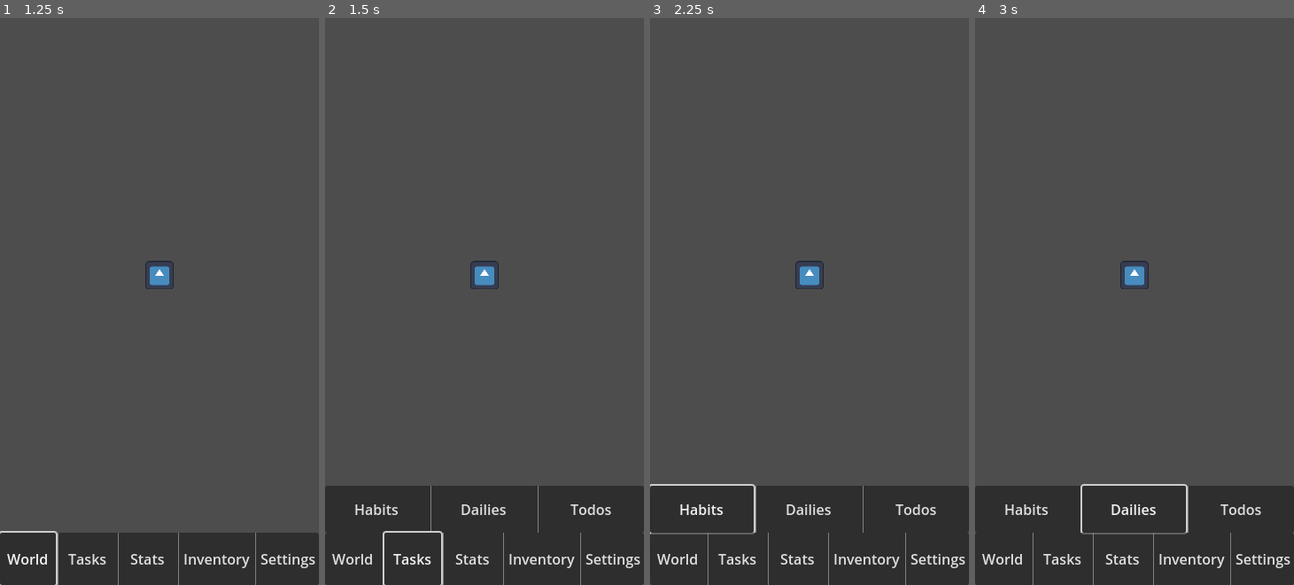
Above: before the commit, frames 1-4 (left to right).
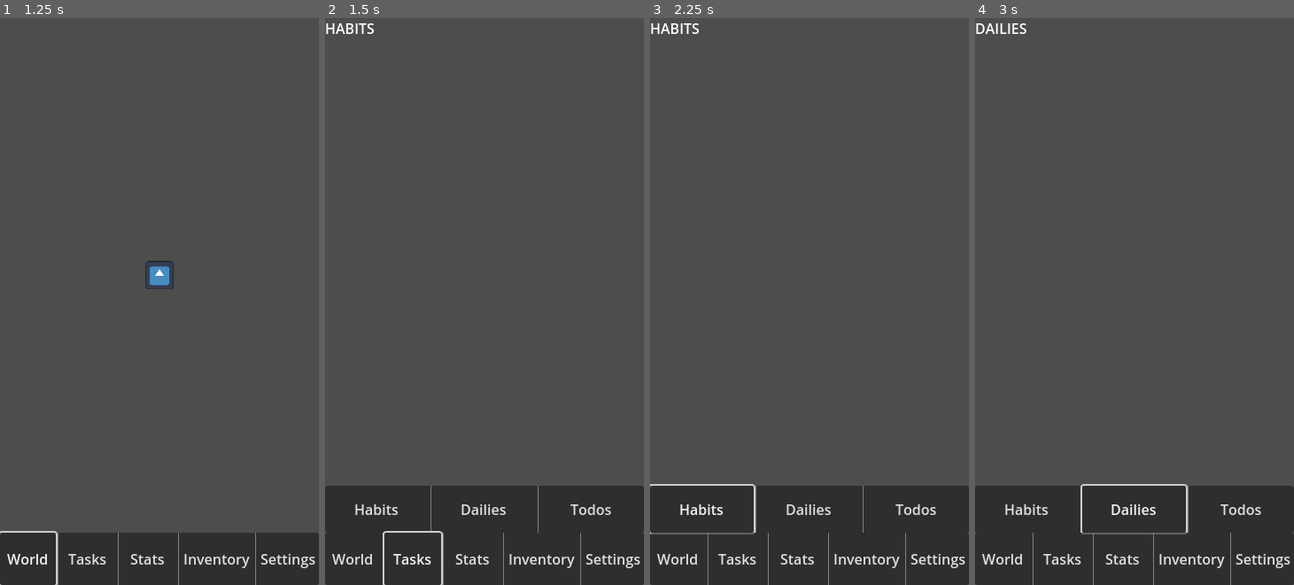
Above: after the commit, the same moments.

Repository: Knight-XAura/TaskRPG
Game: Godot game, scene res://main.tscn
Same seed, same stepped clock (60 frames per second), same inputs: the game is played once before the commit and once after it. The engine's default icon, where the game draws it, is replaced by a stand-in: a white triangle on a blue panel in a dark square.
Inputs:
- Up to frame 1 (1.25 s): click "World" at 0.5 s
- Up to frame 2 (1.5 s): click "Tasks" at 1.25 s
- Up to frame 3 (2.25 s): click "Habits" at 2 s
- Up to frame 4 (3 s): click "Dailies" at 2.75 s

Frame 1 is identical in both runs. In frame 2, 0.4% of the frame differs, in the area x 0-55%, y 0-48%; in frame 3, 0.4%; in frame 4, 0.4%.
Error before the commit: Invalid type in function 'connect' in base 'Signal'. Cannot convert argument 1 from String to Callable. (res://Main.gd:44)

Commit message:
Further edits to finalize this draft of navigation

Diff:
--- a/Main.gd
+++ b/Main.gd
@@ -1,12 +1,15 @@
 extends VBoxContainer
-
+# Move scenes into folders and when app loads we should go through main_navigation_scenes
+#We should see what needs to be updated from the default or even setup this or that in the _init
+#This would require packing scenes to hapen from this node vs just is tasks which is slightly cleaner feeling
+# would need to rewrite some code of coruse for the navigation bar pressed function
+# this would also require editing of the pack function
 
 @onready var view: Control = $View as Control
 @onready var world: SubViewportContainer = $View/SVPContainer as SubViewportContainer
 @onready var current_tab: Control = world
 
 var current_tab_eid: MAIN_NAVIGATION_TABS = MAIN_NAVIGATION_TABS.WORLD
-# Need to fix this not able to use if statement to pull what set of data I want (making type Array fixes this, but isn't as strongly statically typed
 var main_navigation_scenes: Array[PackedScene] = [
 	null,
 	load("res://menu/tasks/tasks.tscn"),
@@ -25,8 +28,8 @@
 
 
 func _init() -> void:
-	if FileAccess.open("user://user_tasks.scn", FileAccess.READ) != null:
-		main_navigation_scenes[MAIN_NAVIGATION_TABS.TASKS] = load("res://menu/tasks/tasks.tscn")
+	if FileAccess.open("user://user_tasks/user_tasks.scn", FileAccess.READ) != null:
+		main_navigation_scenes[MAIN_NAVIGATION_TABS.TASKS] = load("user://user_tasks/user_tasks.scn")
 
 # Signals disappeared on me again
 func _on_main_navigation_bar_pressed(tab_to_show_eid: int) -> void:
@@ -39,11 +42,11 @@
 			view.add_child(tab_to_show, true)
 		current_tab = tab_to_show
 		current_tab_eid = tab_to_show_eid as MAIN_NAVIGATION_TABS
-		if current_tab_eid == MAIN_NAVIGATION_TABS.TASKS:
-			print(current_tab)
-			current_tab.user_tasks_updated.connect("_on_user_tasks_updated")
 		if current_tab_eid == MAIN_NAVIGATION_TABS.WORLD:
 			current_tab.show()
+		if current_tab_eid == MAIN_NAVIGATION_TABS.TASKS:
+			current_tab.pack_user_tasks_scene()
+			main_navigation_scenes[MAIN_NAVIGATION_TABS.TASKS] = load("user://user_tasks/user_tasks.scn")
 		tab_to_hide.hide()
 		if tab_to_hide != world:
 			tab_to_hide.queue_free()
@@ -51,8 +54,3 @@
 
 func _exit_tree() -> void:
 	pass # Save data to file
-
-
-func _on_user_tasks_updated() -> void:
-	main_navigation_scenes[MAIN_NAVIGATION_TABS.TASKS] = load("user://user_tasks.scn")
-	print("UPDATED")
--- a/menu/tasks/tasks.gd
+++ b/menu/tasks/tasks.gd
@@ -1,15 +1,15 @@
 extends VBoxContainer
 
-signal user_tasks_updated
 
 @onready var task_view: ScrollContainer = $View as ScrollContainer
-
-var current_tab_eid: TASK_NAVIGATION_TABS
-var current_tab: Control
-
-# Maybe an array or even a dictionary here?
-var previously_open_tab_scene: PackedScene
-var previously_open_tab: Control
+@onready var task_views: Array[VBoxContainer] = [
+	$View/ViewContainer/Habits,
+	$View/ViewContainer/Dailies,
+	$View/ViewContainer/Todos
+]
+@onready var current_tab: Control = task_views[TASK_NAVIGATION_TABS.HABITS] as Control
+# To load the previous instances screen that was showing I may need to find a way to make these both dynamic at load time
+var current_tab_eid: TASK_NAVIGATION_TABS = TASK_NAVIGATION_TABS.HABITS
 
 const TASK_SCENES: Array[PackedScene] = [
 	preload("res://menu/tasks/habit/habit.tscn"),
@@ -23,31 +23,37 @@
 	TODOS = 2
 }
 
+
 func _init() -> void:
-	pass # Need code to pull last saved tab
+	pass
 
-# Below this point needs reconstructing
-# Also need to figure out tasks for inheritance scenes vs scene containing users tasks
+
 func _ready() -> void:
-	if previously_open_tab != null:
-		current_tab = previously_open_tab # Need to finish completing this
+	pass
 
-# Might be able to emit signals to improve this and the _ready function
-func _on_task_navigation_bar_pressed(new_tab_eid: int) -> void:
-	if current_tab_eid != new_tab_eid:
+
+func _on_task_navigation_bar_pressed(tab_to_show_eid: int) -> void:
+	if current_tab_eid != tab_to_show_eid:
 		var tab_to_hide: Control = current_tab
-		#current_tab = tab_to_show
-		current_tab_eid = new_tab_eid as TASK_NAVIGATION_TABS
-		if previously_open_tab != null: # Same as tab_to_hide node check
-			tab_to_hide.hide()
+		var tab_to_show: VBoxContainer = task_views[tab_to_show_eid]
+		tab_to_show.show()
+		current_tab = tab_to_show
+		current_tab_eid = tab_to_show_eid as TASK_NAVIGATION_TABS
+		#if tab_to_hide != null:
+		tab_to_hide.hide()
 
 
 func _exit_tree() -> void:
+	pass
+
+# Want to find a way to determine if scene actually changes in any way, because if not why are we running this?
+func pack_user_tasks_scene() -> void:
 	get_children_recursively(self)
-	var user_tasks_scene: PackedScene = PackedScene.new()
-	user_tasks_scene.pack(self)
-	ResourceSaver.save(user_tasks_scene, "user://user_tasks.scn")
-	user_tasks_updated.emit()
+	var user_tasks_packed_scene: PackedScene = PackedScene.new()
+	user_tasks_packed_scene.pack(self)
+	if DirAccess.open("user://user_tasks") == null:
+		DirAccess.make_dir_absolute("user://user_tasks")
+	ResourceSaver.save(user_tasks_packed_scene, "user://user_tasks/user_tasks.scn")
 
 
 func get_children_recursively(parent: Node) -> void:
--- a/menu/tasks/tasks.tscn
+++ b/menu/tasks/tasks.tscn
@@ -15,6 +15,49 @@
 [node name="View" type="ScrollContainer" parent="."]
 layout_mode = 2
 size_flags_vertical = 3
+
+[node name="ViewContainer" type="Control" parent="View"]
+layout_mode = 2
+size_flags_horizontal = 3
+size_flags_vertical = 3
+
+[node name="Habits" type="VBoxContainer" parent="View/ViewContainer"]
+layout_mode = 1
+anchors_preset = 15
+anchor_right = 1.0
+anchor_bottom = 1.0
+grow_horizontal = 2
+grow_vertical = 2
+
+[node name="Label" type="Label" parent="View/ViewContainer/Habits"]
+layout_mode = 2
+text = "HABITS"
+
+[node name="Dailies" type="VBoxContainer" parent="View/ViewContainer"]
+visible = false
+layout_mode = 1
+anchors_preset = 15
+anchor_right = 1.0
+anchor_bottom = 1.0
+grow_horizontal = 2
+grow_vertical = 2
+
+[node name="Label2" type="Label" parent="View/ViewContainer/Dailies"]
+layout_mode = 2
+text = "DAILIES"
+
+[node name="Todos" type="VBoxContainer" parent="View/ViewContainer"]
+visible = false
+layout_mode = 1
+anchors_preset = 15
+anchor_right = 1.0
+anchor_bottom = 1.0
+grow_horizontal = 2
+grow_vertical = 2
+
+[node name="Label3" type="Label" parent="View/ViewContainer/Todos"]
+layout_mode = 2
+text = "TODOS"
 
 [node name="NavigationContainer" type="PanelContainer" parent="."]
 layout_mode = 2
